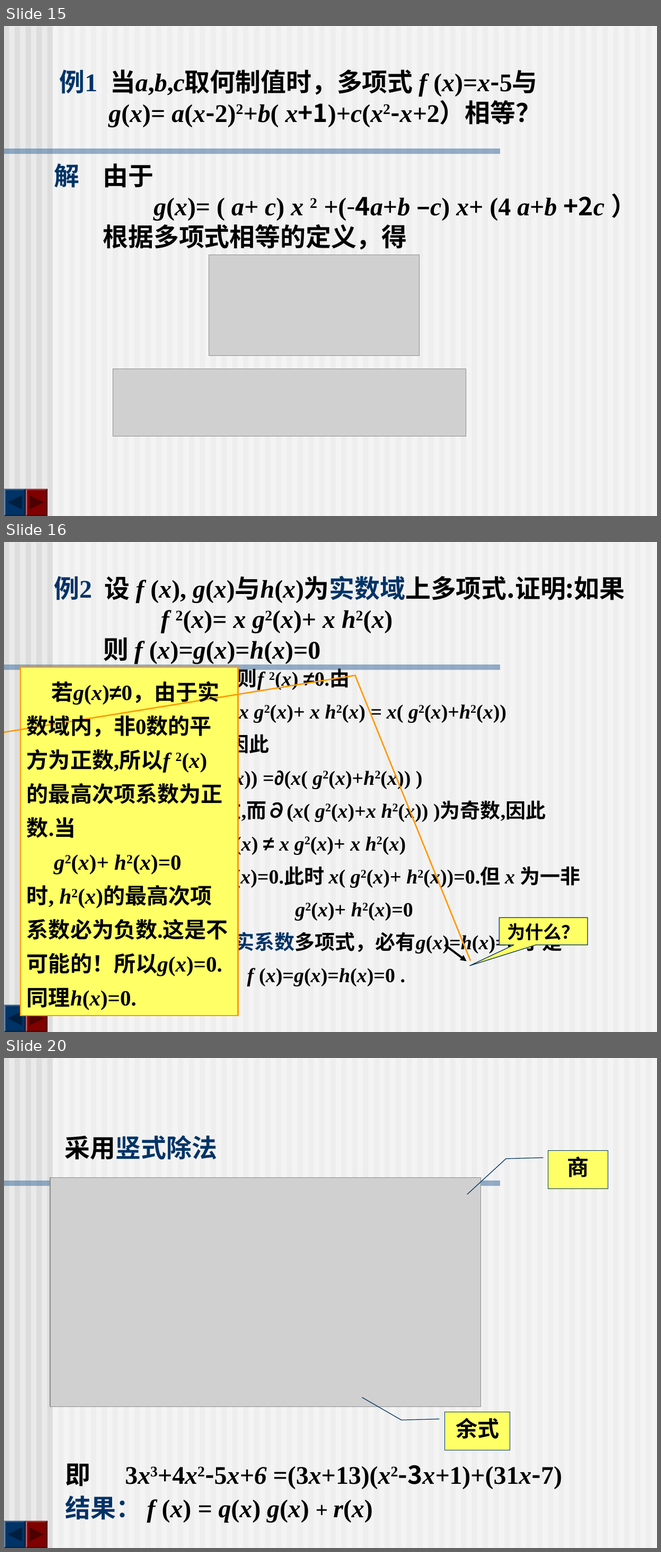
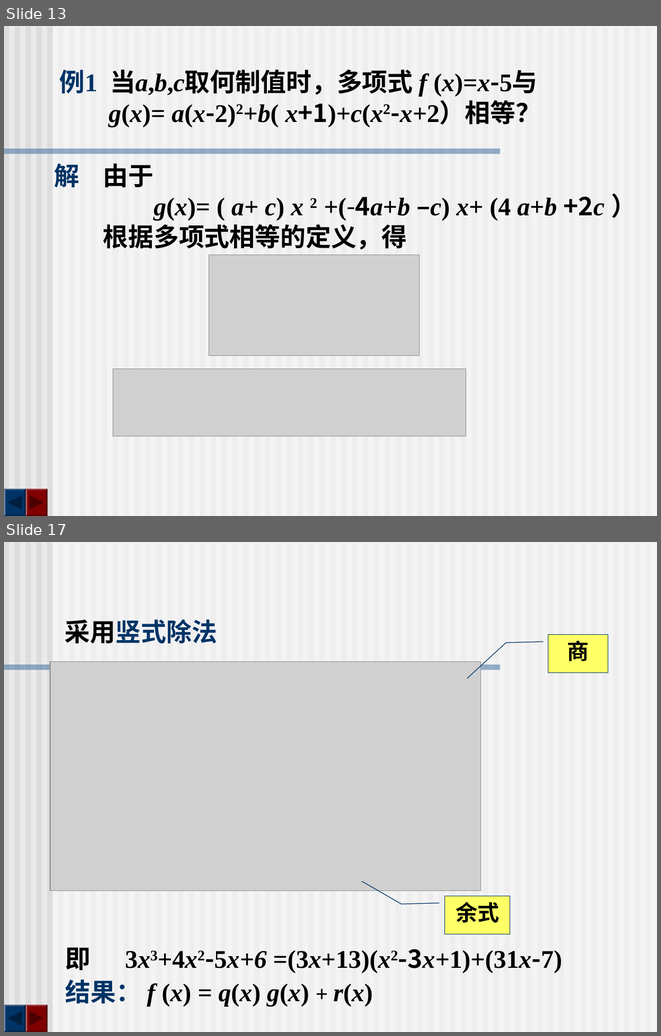
Before and after one commit to zhangbiaomath/zhangbiaomath.github.io, a slide deck: teaching/gaodai/课件/第1章-多项式.ppt. Shown one above the other, each under a label of ours: slides 15, 16 and 20 before the commit, slides 13 and 17 after it; the slides between them are not shown. The pictures are 661x1552 and 661x1036 pixels, drawn with LibreOffice and Linux fonts; fonts in the diff are those of the drawing; grey boxes stand for pictures. Boxes give left, top, right and bottom in pixels: in the first picture for what was removed or moved away, otherwise in the second. Text is boxed around its words. In the diff, an @@ line names an element or a change of style, - is before the commit and + after.

```diff
--- a/teaching/gaodai/课件/第1章-多项式.ppt
+++ b/teaching/gaodai/课件/第1章-多项式.ppt
@@ slide 16 removed at (4,542,657,1032), background #EAEAEA; not listed: 64 template elements that a slide beside it also shows @@
@@ title removed at (54,576,625,665) @@
-例2 设 f (x), g(x)与h(x)为实数域上多项式.证明:如果
-f 2(x)= x g2(x)+ x h2(x)
-则 f (x)=g(x)=h(x)=0
@@ border callout removed at (20,668,238,1015) @@
-若g(x)≠0，由于实数域内，非0数的平方为正数,所以f 2(x) 的最高次项系数为正数.当
-g2(x)+ h2(x)=0
-时, h2(x)的最高次项系数必为负数.这是不可能的！所以g(x)=0.同理h(x)=0.
@@ text removed at (59,664,162,697) @@
-证：反证.
@@ text removed at (81,665,581,986) @@
-若f (x)≠0，则f 2(x) ≠0.由
-f 2(x) = x g2(x)+ x h2(x) = x( g2(x)+h2(x))
-知g2(x)+ h2(x) ≠0.因此
-∂(f 2(x)) =∂(x( g2(x)+h2(x)) )
-但∂(f 2(x)) 为偶数,而∂(x( g2(x)+x h2(x)) )为奇数,因此
-f 2(x) ≠ x g2(x)+ x h2(x)
-与已知矛盾，故f (x)=0.此时 x( g2(x)+ h2(x))=0.但 x 为一非
-零多项式，故有 g2(x)+ h2(x)=0
-由于 g(x)、h(x)为实系数多项式，必有g(x)=h(x)=0.于是
-f (x)=g(x)=h(x)=0 .
@@ speech box removed at (499,917,587,945) @@
-为什么？
@@ arrow removed from (445, 945) to (466, 961) @@
@@ what was slide 15 is now slide 13 @@
@@ what was slide 20 is now slide 17 @@
```
Also in this commit, not shown: 10 slides changed, 2 other slides removed, 15 other files.
